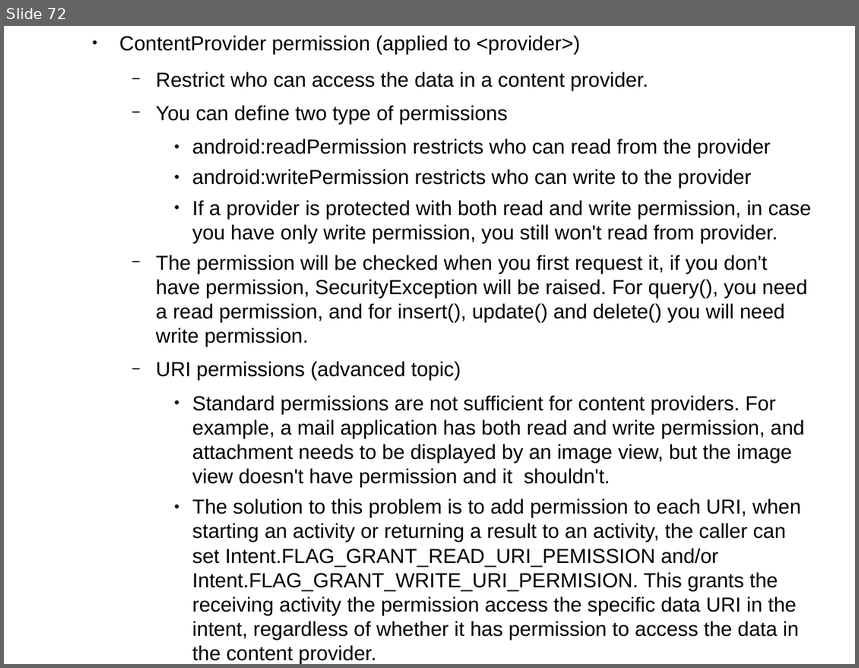
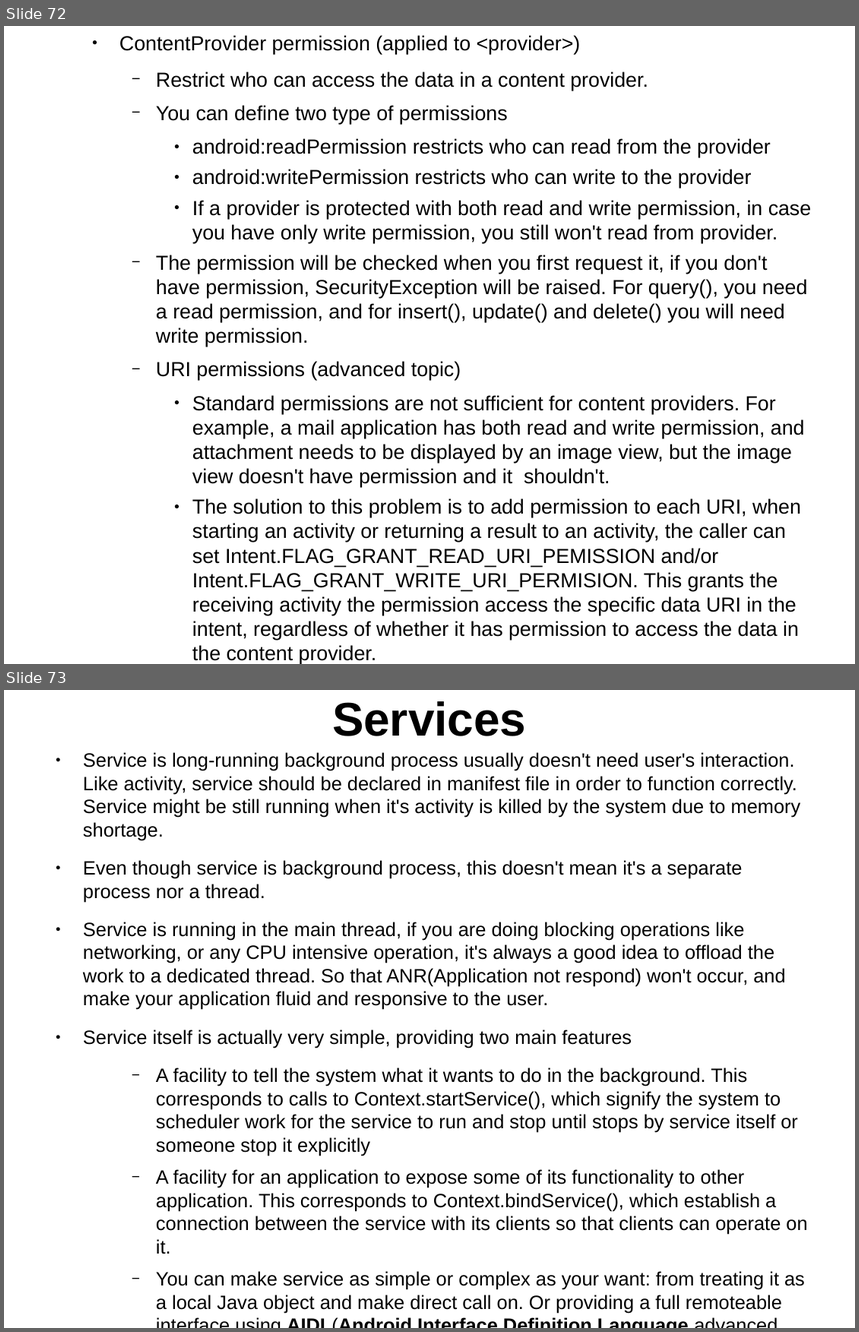
Before and after one commit to thegreatdao/testa, a slide deck: assets/android2.odp. Shown one above the other, each under a label of ours: slide 72 before the commit, slides 72 and 73 after it. The pictures are 859x668 and 859x1332 pixels, drawn with LibreOffice and Linux fonts; fonts in the diff are those of the drawing. Boxes give left, top, right and bottom in pixels: in the first picture for what was removed or moved away, otherwise in the second. Text is boxed around its words. In the diff, an @@ line names an element or a change of style, - is before the commit and + after.

Commit message:
added more doc

```diff
--- a/assets/android2.odp
+++ b/assets/android2.odp
@@ slide 73 added at (4, 690, 855, 1328), background #FFFFFF @@
@@ title added at (332, 701, 526, 736), 44 pt, text #000000, bold @@
+Services
@@ text added at (83, 752, 807, 1313), 18 pt, text #000000 @@
+● Service is long-running background process usually doesn't need user's interaction. Like activity, service should be declared in manifest file in order to function correctly. Service might be still running when it's activity is killed by the system due to memory shortage.
+● Even though service is background process, this doesn't mean it's a separate process nor a thread.
+● Service is running in the main thread, if you are doing blocking operations like networking, or any CPU intensive operation, it's always a good idea to offload the work to a dedicated thread. So that ANR(Application not respond) won't occur, and make your application fluid and responsive to the user.
+● Service itself is actually very simple, providing two main features
+    − A facility to tell the system what it wants to do in the background. This corresponds to calls to Context.startService(), which signify the system to scheduler work for the service to run and stop until stops by service itself or someone stop it explicitly
+    − A facility for an application to expose some of its functionality to other application. This corresponds to Context.bindService(), which establish a connection between the service with its clients so that clients can operate on it.
+    − You can make service as simple or complex as your want: from treating it as a local Java object and make direct call on. Or providing a full remoteable interface using AIDL(Android Interface Definition Language advanced topic IPC)
```
Also in this commit, not shown: 4 other slides added, 1 slide removed.
